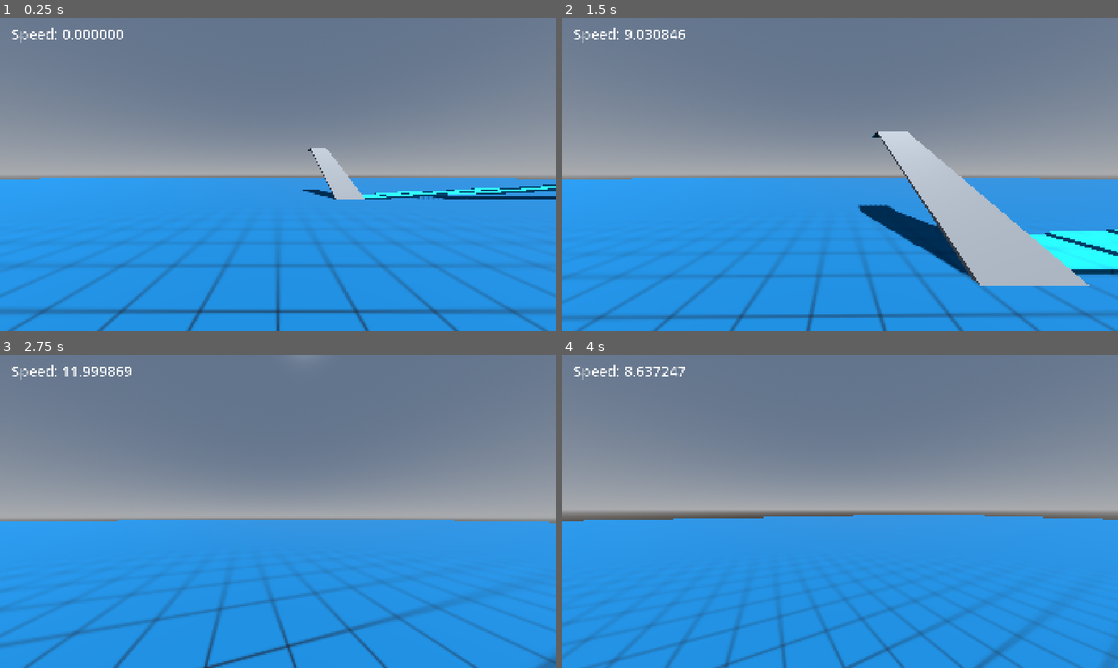
Above: before the commit, frames 1-4 (two rows, left to right).
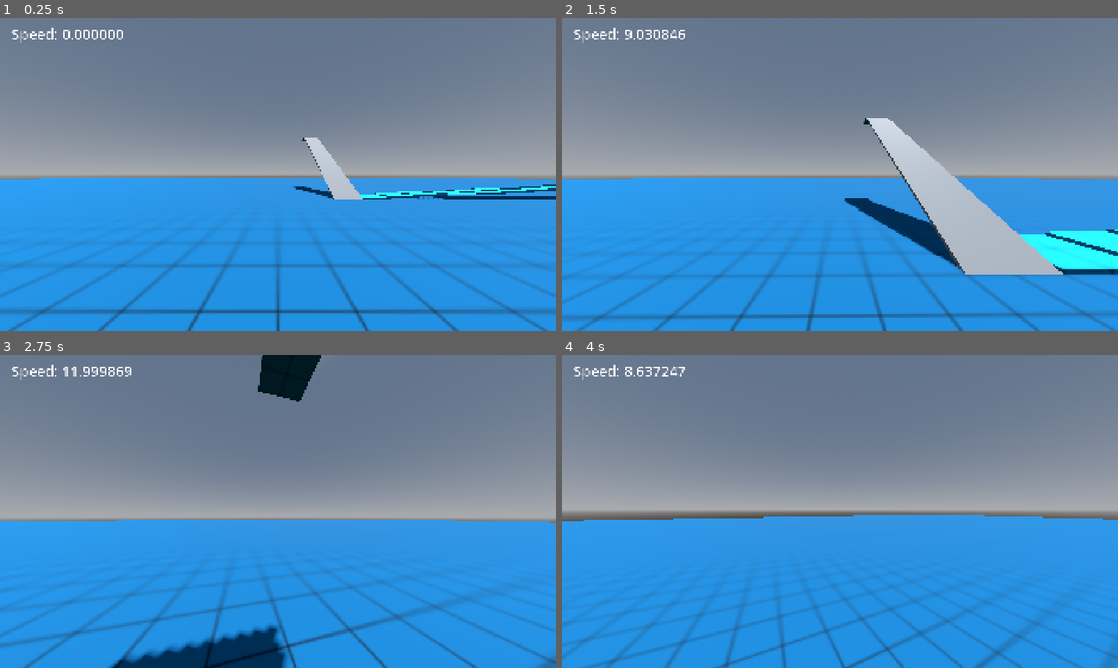
Above: after the commit, the same moments.

Repository: BilgiPasa/3d-first-person-movement-3
Game: Godot game, scene res://Scenes/main_scene.tscn
Two runs of this game, one before a commit and one after it. Both use one fixed random seed, a clock stepped at 60 frames per second and the inputs below.
Inputs (mouse positions are in pixels of both pictures, inside the frame that each line leads up to):
- Up to frame 1 (0.25 s): no input
- Up to frame 2 (1.5 s): tap Enter at 0.5 s; move the mouse to (867, 174) at 0.52 s; hold C (camera_zoom) 0.53-1.28 s; hold W (move_forward) from 0.53 s (still down); tap Space (jump) at 0.77 s; move the mouse to (812, 174) at 1.27 s; tap Shift (crouch) at 1.35 s
- Up to frame 3 (2.75 s): keep holding W (move_forward); tap Space (jump) at 1.52 s; move the mouse to (289, 505) at 2.02 s; hold R (run) from 2.03 s (still down)
- Up to frame 4 (4 s): keep holding W (move_forward); move the mouse to (834, 517) at 2.77 s; release R (run) at 2.78 s; tap C (camera_zoom) at 2.85 s; tap Space (jump) at 3.02, 3.77 s; move the mouse to (878, 514) at 3.52 s; hold Shift (crouch) from 3.53 s (still down)

The runs differ from the first frame. In frame 1, 0.2% of the frame differs, in the area x 52-66%, y 38-58%; in frame 2, 2.5%; in frame 3, 3.9%, in the area x 19-58%, y 0-100%; in frame 4, nothing differs.

Commit message:
Update environment scene

Diff:
--- a/Scenes/environment.tscn
+++ b/Scenes/environment.tscn
@@ -17,10 +17,21 @@
 size = Vector3(200, 0.1, 200)
 
 [sub_resource type="BoxMesh" id="BoxMesh_iacmt"]
-size = Vector3(2, 0.1, 10)
+size = Vector3(2, 0.1, 15)
 
 [sub_resource type="BoxShape3D" id="BoxShape3D_6ev3c"]
-size = Vector3(2, 0.1, 10)
+size = Vector3(2, 0.1, 15)
+
+[sub_resource type="StandardMaterial3D" id="StandardMaterial3D_r42gm"]
+albedo_texture = ExtResource("3_o3ee3")
+uv1_triplanar = true
+
+[sub_resource type="BoxMesh" id="BoxMesh_wkhpl"]
+material = SubResource("StandardMaterial3D_r42gm")
+size = Vector3(2, 0.1, 2)
+
+[sub_resource type="BoxShape3D" id="BoxShape3D_7lsjx"]
+size = Vector3(2, 0.1, 2)
 
 [sub_resource type="BoxMesh" id="BoxMesh_x6ack"]
 size = Vector3(3, 0.1, 15)
@@ -39,17 +50,6 @@
 [sub_resource type="BoxShape3D" id="BoxShape3D_wkhpl"]
 size = Vector3(3, 0.1, 3)
 
-[sub_resource type="StandardMaterial3D" id="StandardMaterial3D_r42gm"]
-albedo_texture = ExtResource("3_o3ee3")
-uv1_triplanar = true
-
-[sub_resource type="BoxMesh" id="BoxMesh_wkhpl"]
-material = SubResource("StandardMaterial3D_r42gm")
-size = Vector3(2, 0.1, 2)
-
-[sub_resource type="BoxShape3D" id="BoxShape3D_7lsjx"]
-size = Vector3(2, 0.1, 2)
-
 [node name="Environment" type="Node3D" unique_id=2118310843]
 
 [node name="MainGround" type="StaticBody3D" parent="." unique_id=737079153]
@@ -63,16 +63,27 @@
 [node name="CollisionShape3D" type="CollisionShape3D" parent="MainGround" unique_id=1631115435]
 shape = SubResource("BoxShape3D_5s483")
 
-[node name="NormalRamp1" type="StaticBody3D" parent="." unique_id=1396985660]
-transform = Transform3D(1, 8.742278e-08, 1.5142069e-07, 0, 0.8660254, -0.5, -1.7484555e-07, 0.5, 0.8660254, 5, 2.45, -15)
-collision_mask = 0
-physics_material_override = ExtResource("1_r42gm")
-
-[node name="MeshInstance3D" type="MeshInstance3D" parent="NormalRamp1" unique_id=754491469]
+[node name="Ramp1" type="StaticBody3D" parent="." unique_id=1396985660]
+transform = Transform3D(1, 8.742278e-08, 1.5142069e-07, 0, 0.8660254, -0.5, -1.7484555e-07, 0.5, 0.8660254, 5, 3.675, -17.5)
+collision_mask = 0
+physics_material_override = ExtResource("1_r42gm")
+
+[node name="MeshInstance3D" type="MeshInstance3D" parent="Ramp1" unique_id=754491469]
 mesh = SubResource("BoxMesh_iacmt")
 
-[node name="CollisionShape3D" type="CollisionShape3D" parent="NormalRamp1" unique_id=963272657]
+[node name="CollisionShape3D" type="CollisionShape3D" parent="Ramp1" unique_id=963272657]
 shape = SubResource("BoxShape3D_6ev3c")
+
+[node name="SmallPlatormOfRamp1" type="StaticBody3D" parent="." unique_id=796699435]
+transform = Transform3D(1, 0, 0, 0, 1, 0, 0, 0, 1, 5, 7.415, -24.97)
+collision_mask = 0
+physics_material_override = ExtResource("1_r42gm")
+
+[node name="MeshInstance3D" type="MeshInstance3D" parent="SmallPlatormOfRamp1" unique_id=807366739]
+mesh = SubResource("BoxMesh_wkhpl")
+
+[node name="CollisionShape3D" type="CollisionShape3D" parent="SmallPlatormOfRamp1" unique_id=178602077]
+shape = SubResource("BoxShape3D_7lsjx")
 
 [node name="30DegRamp" type="StaticBody3D" parent="." unique_id=1504329682]
 transform = Transform3D(-4.371139e-08, 0.5, 0.8660254, 0, 0.8660254, -0.5, -1, -2.1855694e-08, -3.7855173e-08, -30, 3.675, 5)
@@ -140,17 +151,6 @@
 [node name="CollisionShape3D" type="CollisionShape3D" parent="MediumPlatformOf60DegRamp" unique_id=18592858]
 shape = SubResource("BoxShape3D_wkhpl")
 
-[node name="SmallPlatormOfNormalRamp1" type="StaticBody3D" parent="." unique_id=796699435]
-transform = Transform3D(1, 0, 0, 0, 1, 0, 0, 0, 1, 5, 4.943, -20.305)
-collision_mask = 0
-physics_material_override = ExtResource("1_r42gm")
-
-[node name="MeshInstance3D" type="MeshInstance3D" parent="SmallPlatormOfNormalRamp1" unique_id=807366739]
-mesh = SubResource("BoxMesh_wkhpl")
-
-[node name="CollisionShape3D" type="CollisionShape3D" parent="SmallPlatormOfNormalRamp1" unique_id=178602077]
-shape = SubResource("BoxShape3D_7lsjx")
-
 [node name="AscendingSmallPlatforms" type="Node3D" parent="." unique_id=566787657]
 
 [node name="0" type="StaticBody3D" parent="AscendingSmallPlatforms" unique_id=995760641]
@@ -438,3 +438,58 @@
 
 [node name="CollisionShape3D" type="CollisionShape3D" parent="AscendingSmallPlatforms/25" unique_id=1524764246]
 shape = SubResource("BoxShape3D_7lsjx")
+
+[node name="26" type="StaticBody3D" parent="AscendingSmallPlatforms" unique_id=1291459329]
+transform = Transform3D(1, 0, 0, 0, 1, 0, 0, 0, 1, 59, 2.65, -12.01)
+collision_mask = 0
+physics_material_override = ExtResource("1_r42gm")
+
+[node name="MeshInstance3D" type="MeshInstance3D" parent="AscendingSmallPlatforms/26" unique_id=770874066]
+mesh = SubResource("BoxMesh_wkhpl")
+
+[node name="CollisionShape3D" type="CollisionShape3D" parent="AscendingSmallPlatforms/26" unique_id=1792457946]
+shape = SubResource("BoxShape3D_7lsjx")
+
+[node name="27" type="StaticBody3D" parent="AscendingSmallPlatforms" unique_id=258885089]
+transform = Transform3D(1, 0, 0, 0, 1, 0, 0, 0, 1, 61, 2.75, -12.01)
+collision_mask = 0
+physics_material_override = ExtResource("1_r42gm")
+
+[node name="MeshInstance3D" type="MeshInstance3D" parent="AscendingSmallPlatforms/27" unique_id=533957085]
+mesh = SubResource("BoxMesh_wkhpl")
+
+[node name="CollisionShape3D" type="CollisionShape3D" parent="AscendingSmallPlatforms/27" unique_id=1070044950]
+shape = SubResource("BoxShape3D_7lsjx")
+
+[node name="28" type="StaticBody3D" parent="AscendingSmallPlatforms" unique_id=387281804]
+transform = Transform3D(1, 0, 0, 0, 1, 0, 0, 0, 1, 63, 2.85, -12.01)
+collision_mask = 0
+physics_material_override = ExtResource("1_r42gm")
+
+[node name="MeshInstance3D" type="MeshInstance3D" parent="AscendingSmallPlatforms/28" unique_id=166210202]
+mesh = SubResource("BoxMesh_wkhpl")
+
+[node name="CollisionShape3D" type="CollisionShape3D" parent="AscendingSmallPlatforms/28" unique_id=1869222553]
+shape = SubResource("BoxShape3D_7lsjx")
+
+[node name="29" type="StaticBody3D" parent="AscendingSmallPlatforms" unique_id=1835194662]
+transform = Transform3D(1, 0, 0, 0, 1, 0, 0, 0, 1, 65, 2.95, -12.01)
+collision_mask = 0
+physics_material_override = ExtResource("1_r42gm")
+
+[node name="MeshInstance3D" type="MeshInstance3D" parent="AscendingSmallPlatforms/29" unique_id=1953748746]
+mesh = SubResource("BoxMesh_wkhpl")
+
+[node name="CollisionShape3D" type="CollisionShape3D" parent="AscendingSmallPlatforms/29" unique_id=1911765800]
+shape = SubResource("BoxShape3D_7lsjx")
+
+[node name="30" type="StaticBody3D" parent="AscendingSmallPlatforms" unique_id=316932994]
+transform = Transform3D(1, 0, 0, 0, 1, 0, 0, 0, 1, 67, 3.05, -12.01)
+collision_mask = 0
+physics_material_override = ExtResource("1_r42gm")
+
+[node name="MeshInstance3D" type="MeshInstance3D" parent="AscendingSmallPlatforms/30" unique_id=2055985495]
+mesh = SubResource("BoxMesh_wkhpl")
+
+[node name="CollisionShape3D" type="CollisionShape3D" parent="AscendingSmallPlatforms/30" unique_id=1624537247]
+shape = SubResource("BoxShape3D_7lsjx")
